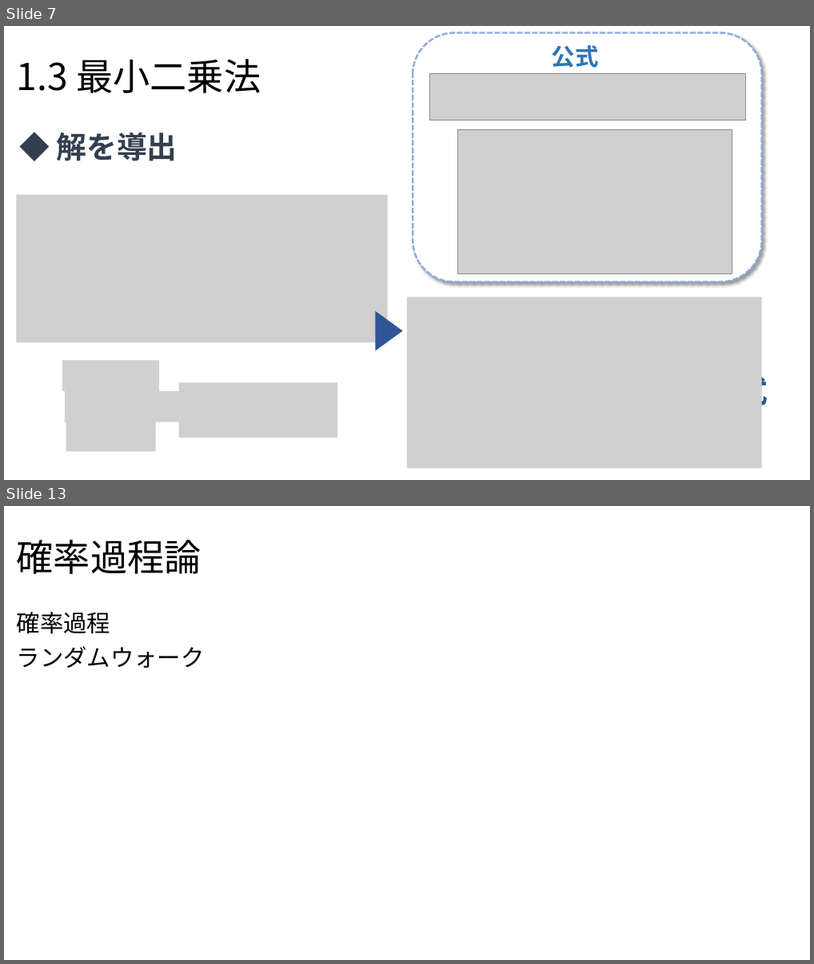
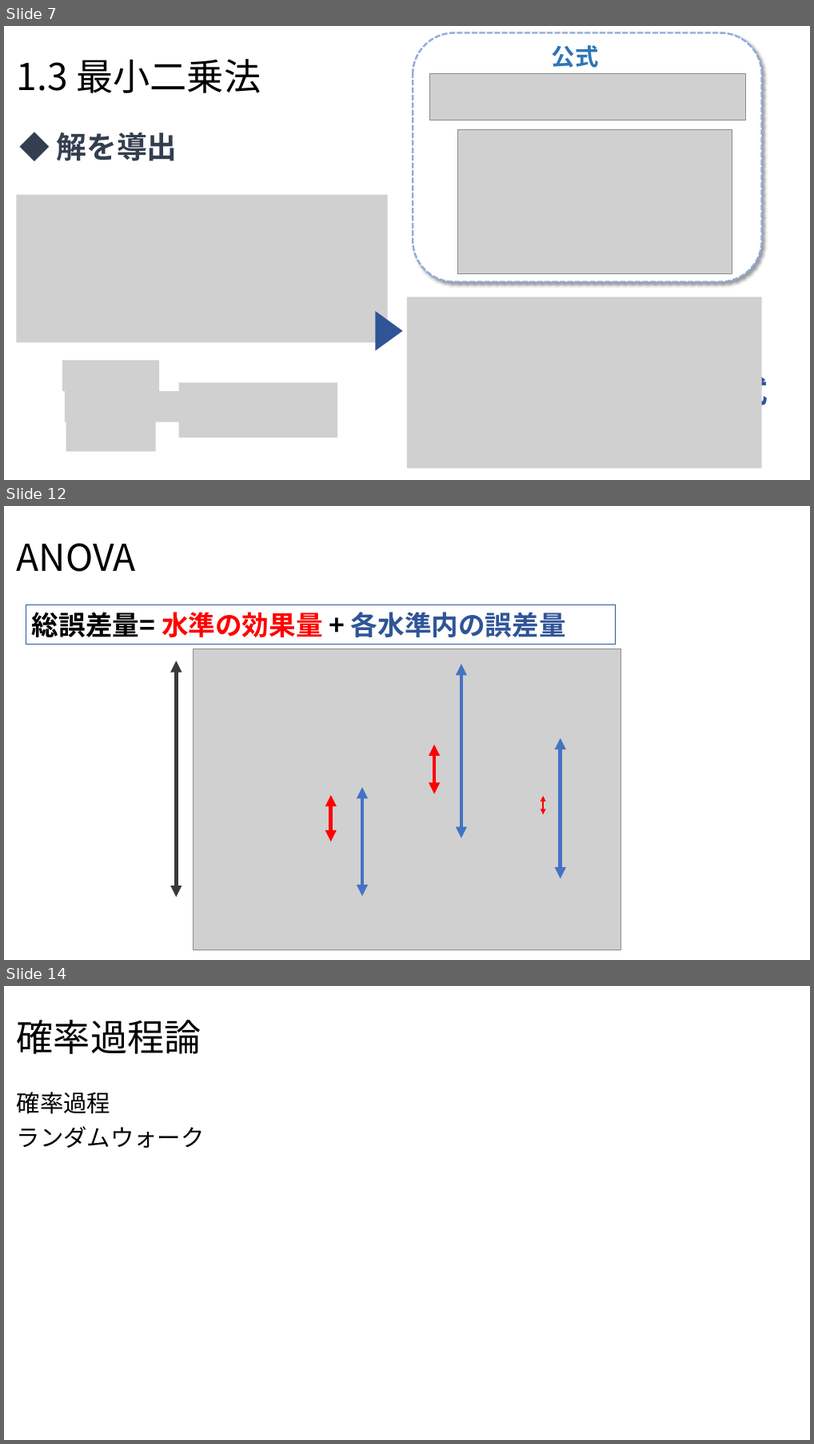
Before and after one commit to Yoshifumi14/stats, a slide deck: statistics2.pptx. Shown one above the other, each under a label of ours: slides 7 and 13 before the commit, slides 7, 12 and 14 after it; the slides between them are not shown. The pictures are 814x964 and 814x1444 pixels, drawn with LibreOffice and Linux fonts; fonts in the diff are those of the drawing; grey boxes stand for pictures. Boxes give left, top, right and bottom in pixels: in the first picture for what was removed or moved away, otherwise in the second. Text is boxed around its words. In the diff, an @@ line names an element or a change of style, - is before the commit and + after.

Commit message:
誤差量

```diff
--- a/statistics2.pptx
+++ b/statistics2.pptx
@@ slide 12 added at box(4, 506, 810, 960), background #FFFFFF @@
@@ title added at box(17, 543, 136, 572), 44 pt, text #000000 @@
+ANOVA
@@ rectangle added at box(26, 605, 616, 644), outline #2F5597 0.75 pt, 32 pt, text #2F5597, bold @@
+総誤差量= 水準の効果量 + 各水準内の誤差量
@@ picture added at box(194, 648, 621, 950) @@
@@ double arrow added from (177, 661) to (177, 896), #3B3838 4.5 pt @@
@@ double arrow added from (462, 664) to (462, 838), #4472C4 4.5 pt @@
@@ double arrow added from (434, 744) to (434, 794), #FF0000 4.5 pt @@
@@ double arrow added from (561, 738) to (561, 879), #4472C4 4.5 pt @@
@@ double arrow added from (362, 787) to (362, 896), #4472C4 4.5 pt @@
@@ double arrow added from (331, 795) to (331, 841), #FF0000 4.5 pt @@
@@ double arrow added from (544, 796) to (544, 815), #FF0000 2.25 pt @@
@@ what was slide 13 is now slide 14 @@
```
Also in this commit, not shown: 1 slide changed, 1 other slide added, 1 slide removed, 2 other files.
